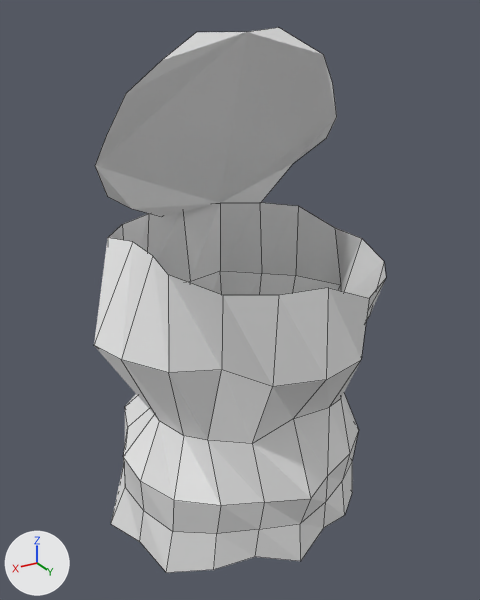
What one commit did to the Blender file Assets/trash1.blend.
Rendered twice from a 50 mm camera at (0.184, 0.304, 0.214) aimed at (0.0, -0.002, 0.061). The lights are fixed; the arrows at lower left show +X, +Y and +Z. Mesh edges are drawn as thin lines.
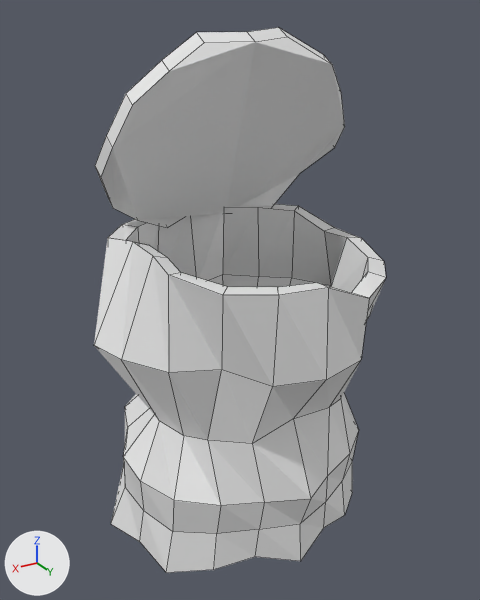
Boxes [x1, y1, x2, y2] around the edits, measured in the pictures (480 x 600 px):
```json
{"object": "Cylinder", "change": "modifiers changed", "before": [94, 202, 386, 573], "after": [94, 204, 386, 573]}
{"object": "Cylinder.001", "change": "moved, modifiers changed", "before": [95, 27, 337, 217], "after": [95, 27, 345, 228]}
```

The change, as JSON lines over the scene's bpy script:
```json
{"block": "me_cylinder_001", "where": "me_cylinder_001.from_pydata(...)  # 18 vertices, 1 face; spans x -0.0763..0.0711, y -0.0731..0.0492, z 0.0933..0.1304"}
{"block": "me_cylinder_001", "where": "# used by ob_cylinder_001; location = (-0.0073, 0.0547, 0.0915); rotation_euler = (0.908, 0.0, 0.0), in degrees (52, 0, 0)"}
{"block": "me_cylinder_001", "change": "me_cylinder_001 part 1: the whole mesh is moved by (-0.0073, 0.1058, 0.0132)"}
{"op": "add", "block": "ob_cylinder", "code": "_m = ob_cylinder.modifiers.new('Solidify', 'SOLIDIFY')"}
{"op": "add", "block": "ob_cylinder", "code": "_m.nonmanifold_merge_threshold = 0.0003"}
{"op": "set", "path": "ob_cylinder_001.location", "old": "(-0.0073, 0.0547, 0.0915)", "new": "(0.0, 0.0, 0.0)"}
{"op": "add", "block": "ob_cylinder_001", "code": "_m = ob_cylinder_001.modifiers.new('Solidify', 'SOLIDIFY')"}
{"op": "add", "block": "ob_cylinder_001", "code": "_m.nonmanifold_merge_threshold = 0.0003"}
```
